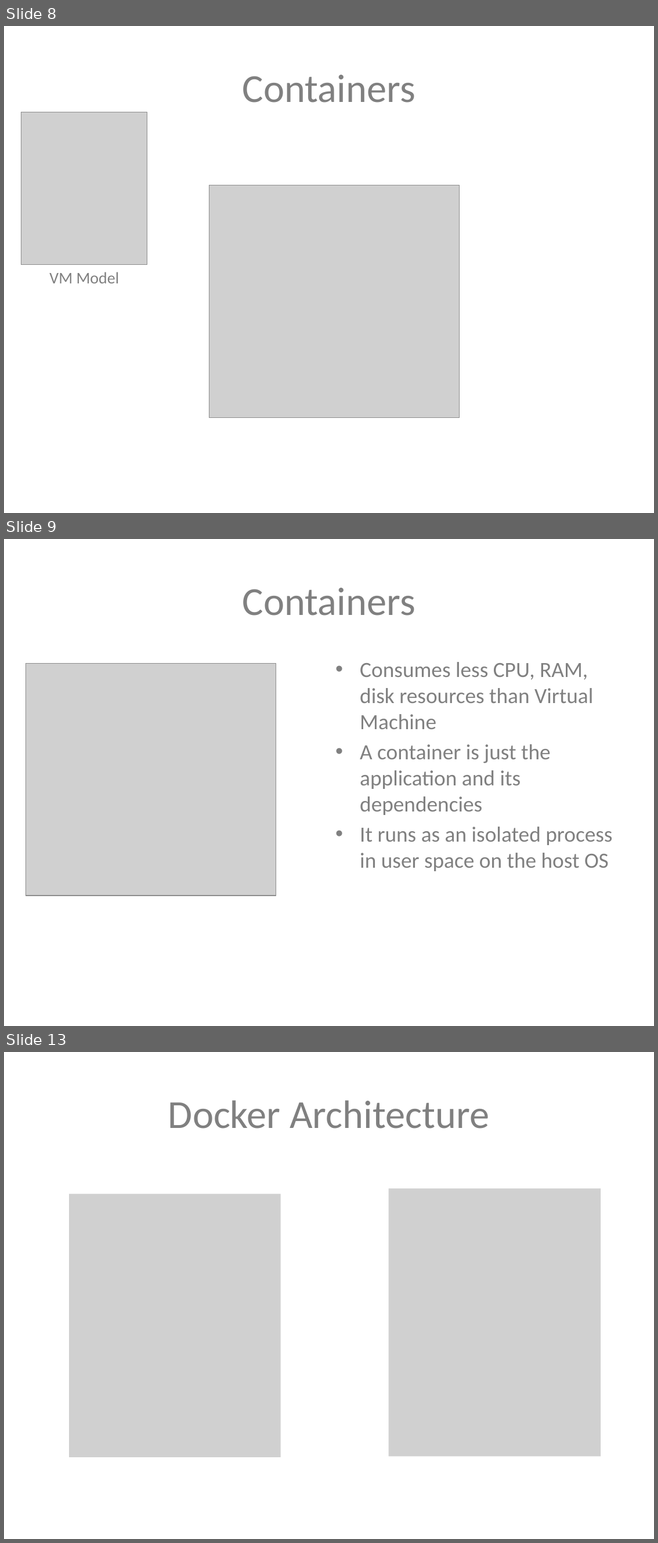
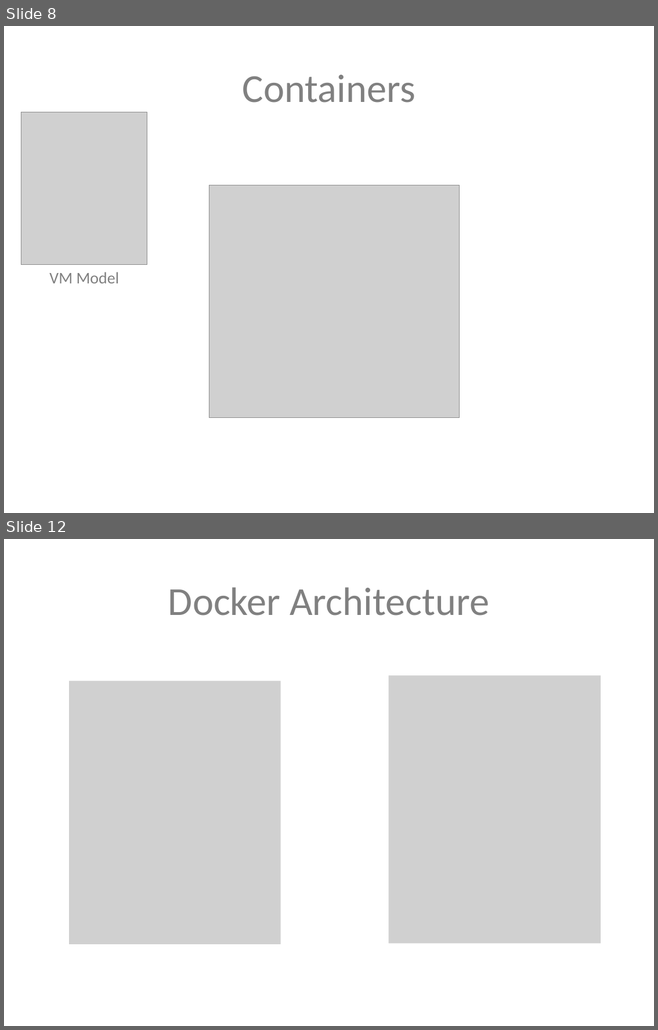
Before and after one commit to suman-d/DO-Assignment, a slide deck: Docker Fundamentals.pptx. Shown one above the other, each under a label of ours: slides 8, 9 and 13 before the commit, slides 8 and 12 after it; the slides between them are not shown. The pictures are 658x1543 and 658x1030 pixels, drawn with LibreOffice and Linux fonts; fonts in the diff are those of the drawing; grey boxes stand for pictures. Boxes give left, top, right and bottom in pixels: in the first picture for what was removed or moved away, otherwise in the second. Text is boxed around its words. In the diff, an @@ line names an element or a change of style, - is before the commit and + after.

```diff
--- a/Docker Fundamentals.pptx
+++ b/Docker Fundamentals.pptx
@@ slide 9 removed at [4,539,654,1026], background #FFFFFF @@
@@ title removed at [242,588,415,616] @@
-Containers
@@ picture removed at [25,664,275,896] @@
@@ text removed at [360,662,612,871] @@
-• Consumes less CPU, RAM, disk resources than Virtual Machine
-• A container is just the application and its dependencies
-• It runs as an isolated process in user space on the host OS
@@ what was slide 13 is now slide 12 @@
```
Also in this commit, not shown: 8 slides changed, 6 slides added.
